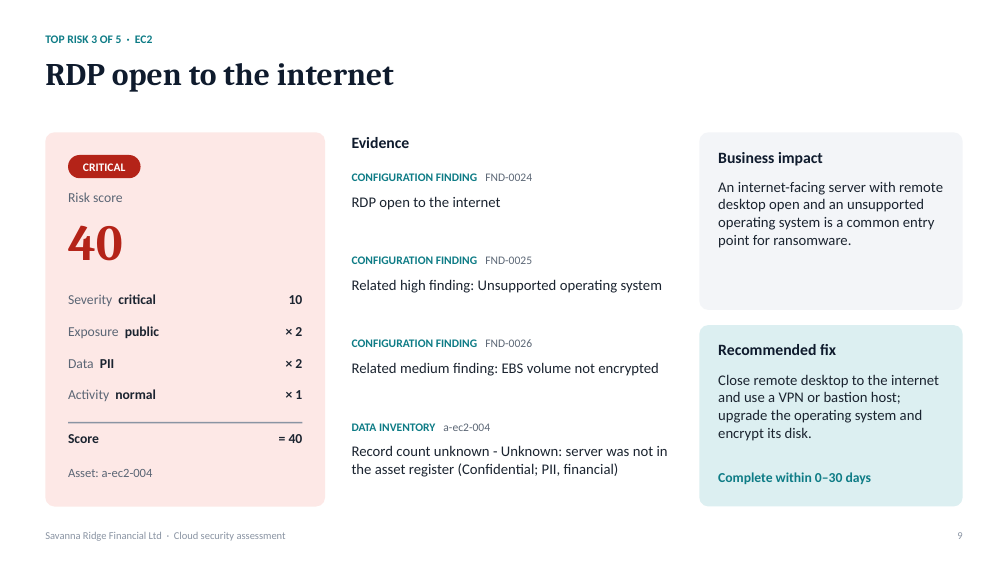
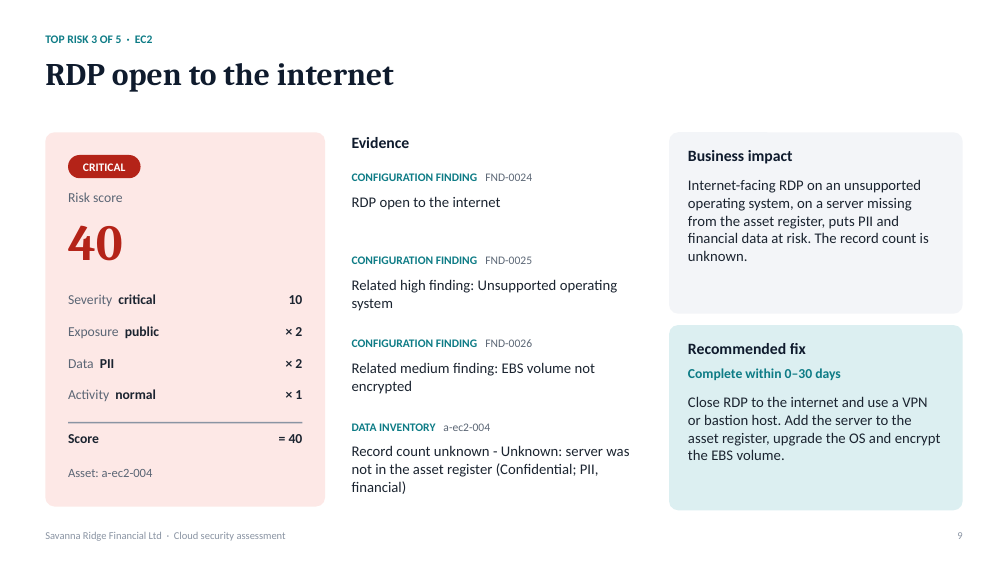
Before and after one commit to judie-paul/secassess-mcp, a slide deck: slide 9 of examples/sample_report.pptx. Drawn at 1008x567 pixels with LibreOffice and Linux fonts; fonts in the diff are those of the drawing. Boxes give left, top, right and bottom in pixels: in the first picture for what was removed or moved away, otherwise in the second. Text is boxed around its words. In the diff, an @@ line names an element or a change of style, - is before the commit and + after.

Commit message:
Use AI-generated deck from Claude Desktop as the sample report

```diff
--- a/examples/sample_report.pptx
+++ b/examples/sample_report.pptx
@@ rounded rectangle at (669,132,963,314): proportions changed @@
@@ rounded rectangle: place and size @@
-rounded rectangle at (699,132,963,310)
+rounded rectangle at (669,132,963,314)
@@ text "Business impact": place and size @@
-text "Business impact" at (718,152,823,166)
+text "Business impact" at (688,150,793,164)
@@ text at (688,179,929,261): text changed @@
-An internet-facing server with remote desktop open and an unsupported operating system is a common entry point for ransomware.
+Internet-facing RDP on an unsupported operating system, on a server missing from the asset register, puts PII and financial data at risk. The record count is unknown.
@@ text "Related high finding: Unsupported operating ..." rewrapped from (352,279,662,293) to (352,279,617,311) @@
@@ rounded rectangle: place and size @@
-rounded rectangle at (699,325,963,507)
+rounded rectangle at (669,325,963,510)
@@ rounded rectangle at (669,325,963,510): proportions changed @@
@@ text "Related medium finding: EBS volume ..." rewrapped from (352,362,659,376) to (352,362,595,394) @@
@@ text "Recommended fix": place and size @@
-text "Recommended fix" at (718,344,836,355)
+text "Recommended fix" at (688,343,806,354)
@@ text "Complete within 0–30 days": place and size @@
-text "Complete within 0–30 days" at (718,472,872,484)
+text "Complete within 0–30 days" at (688,368,841,380)
@@ text at (688,396,941,460): text changed @@
-Close remote desktop to the internet and use a VPN or bastion host; upgrade the operating system and encrypt its disk.
+Close RDP to the internet and use a VPN or bastion host. Add the server to the asset register, upgrade the OS and encrypt the EBS volume.
@@ text "Record count unknown - Unknown: ..." rewrapped from (352,445,668,477) to (352,445,629,494) @@
```
Also in this commit, not shown: 5 other slides changed.
